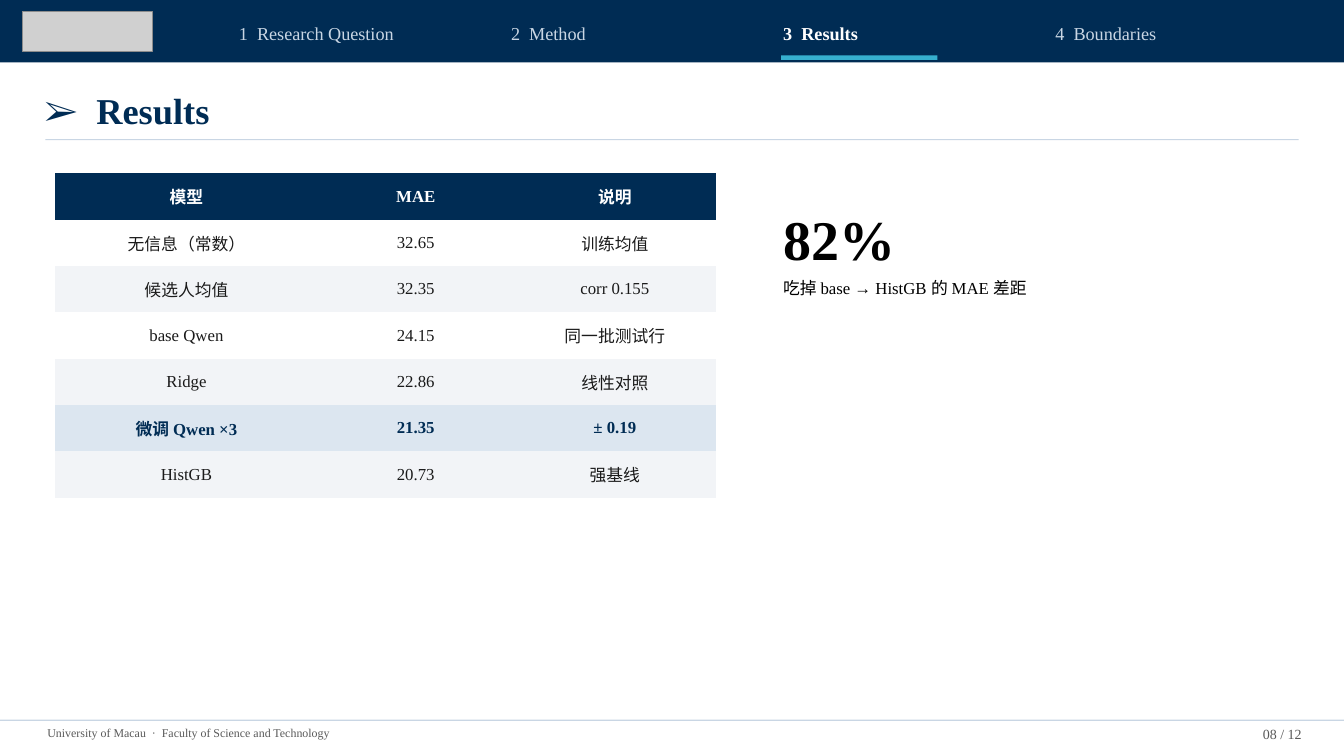
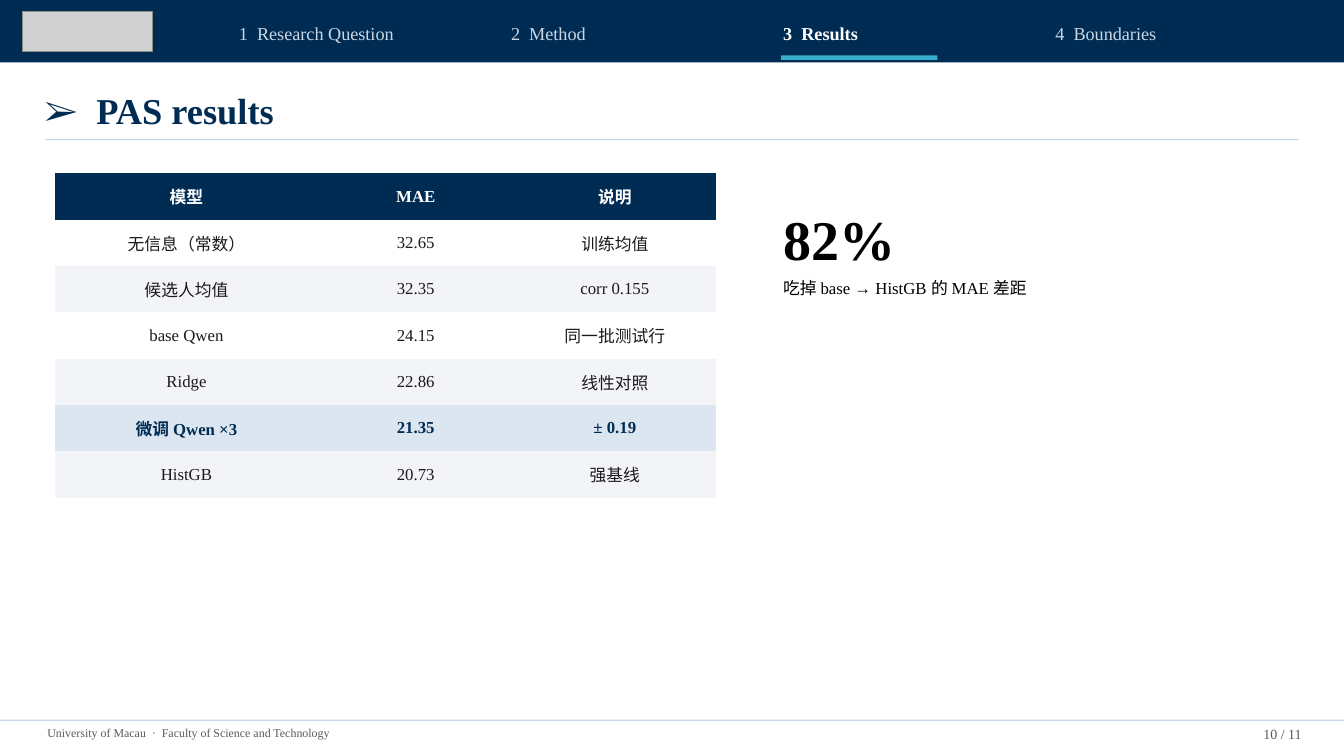
Before and after one commit to gyro-zpl/fas_pro, a slide deck: slide 10 of docs/04_论文稿件/导师阶段汇报_UMAC_2026-11-23.pptx (slide 8 before the commit). Drawn at 1344x756 pixels with LibreOffice and Linux fonts; fonts in the diff are those of the drawing; grey boxes stand for pictures. Boxes give left, top, right and bottom in pixels: in the first picture for what was removed or moved away, otherwise in the second. Text is boxed around its words. In the diff, an @@ line names an element or a change of style, - is before the commit and + after.

```diff
--- a/docs/04_论文稿件/导师阶段汇报_UMAC_2026-11-23.pptx
+++ b/docs/04_论文稿件/导师阶段汇报_UMAC_2026-11-23.pptx
@@ text at bbox=[96, 98, 273, 125]: text changed @@
-➢ Results
+➢ PAS results
@@ text at bbox=[1263, 729, 1301, 739]: text changed @@
-08 / 12
+10 / 11
```
Also in this commit, not shown: 10 other slides changed, 1 slide removed.
